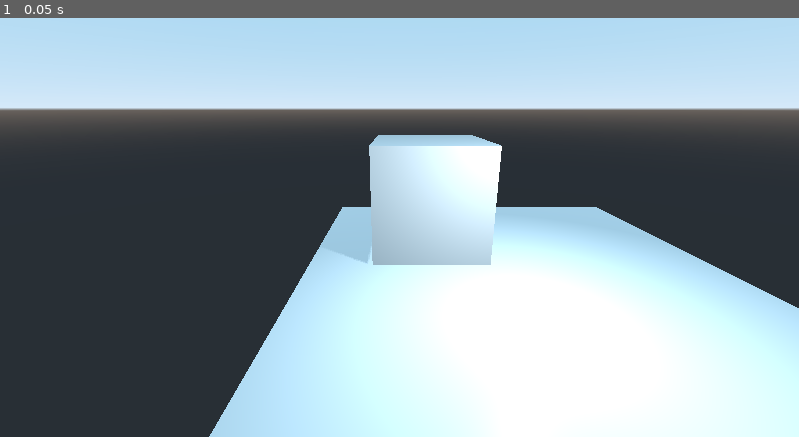
Above: before the commit, frame 1.
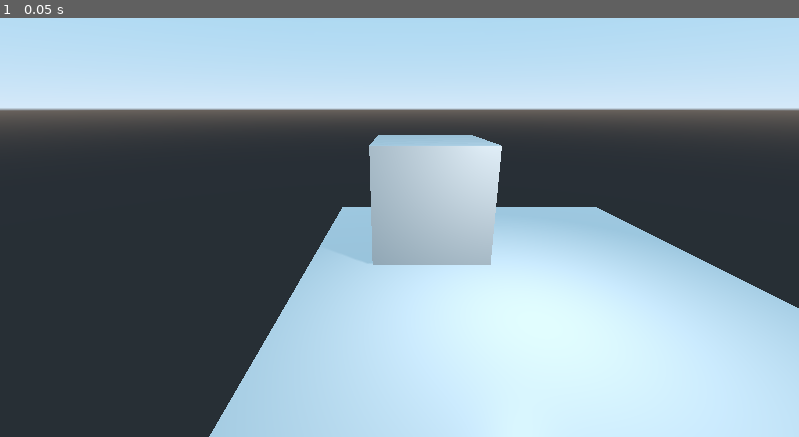
Above: after the commit, the same moment.

Repository: Quadtree/GodotShadowTest1
Game: Godot game, scene res://s3.tscn
Two runs of this game, one before a commit and one after it. Both use one fixed random seed, a clock stepped at 60 frames per second and the inputs below.
Inputs:
- Up to frame 1 (0.05 s): no input

The runs differ from the first frame. In frame 1, 27% of the frame differs, in the area x 39-100%, y 30-100%.

Commit message:
Switching to GLES3

Diff:
--- a/project.godot
+++ b/project.godot
@@ -26,7 +26,6 @@
 
 [rendering]
 
-quality/driver/driver_name="GLES2"
 vram_compression/import_etc=true
 vram_compression/import_etc2=false
 quality/filters/msaa=2
